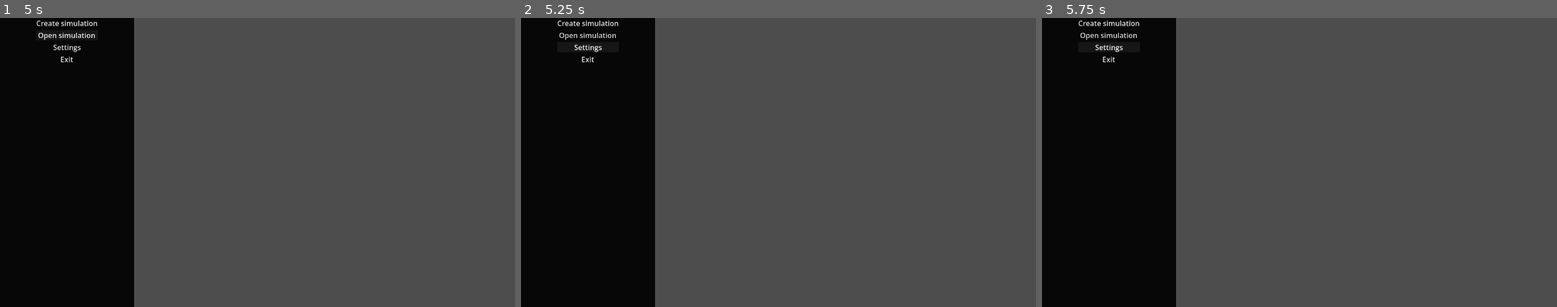
Above: before the commit, frames 1-3 (left to right).
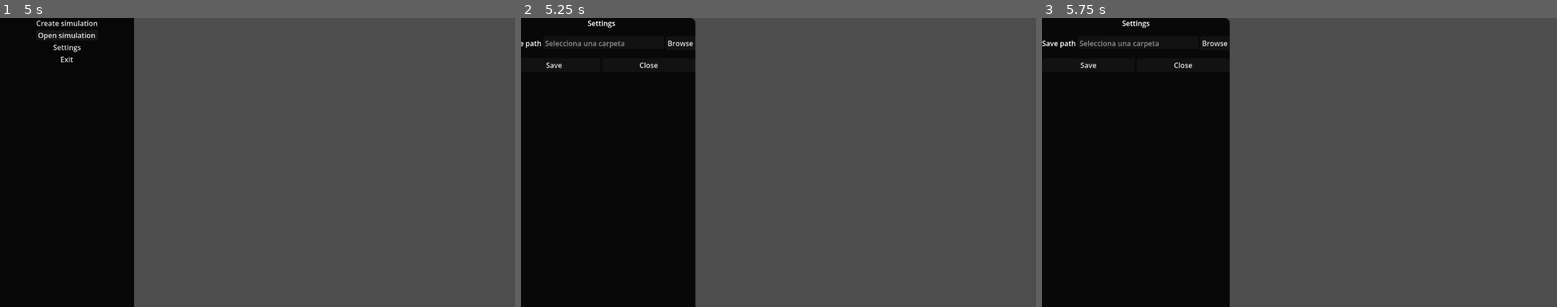
Above: after the commit, the same moments.

Repository: Santino7537/Astrum-Nova
Game: Godot game, scene res://Scripts/UI/main_menu.tscn
Same seed, same stepped clock (60 frames per second), same inputs: the game is played once before the commit and once after it. The project has no main scene, so this scene is started directly.
Inputs:
- Up to frame 1 (5 s): click "Create simulation" at 0.5 s; click "Open simulation" at 1.25 s; click "Create simulation" at 2 s; click "Open simulation" at 2.75 s; click "Create simulation" at 3.5 s; click "Open simulation" at 4.25 s
- Up to frame 2 (5.25 s): click "Settings" at 5 s
- Up to frame 3 (5.75 s): no input

Frame 1 is identical in both runs. In frame 2, 8.5% of the frame differs, in the area x 0-34%, y 0-100%; in frame 3, 11%, in the area x 0-37%, y 0-100%.
Error before the commit: Invalid call. Nonexistent function 'get_file_system_path' in base 'Nil'. (res://Scripts/UI/settings_menu.gd:7)

Commit message:
Arregla las llamadas a funciones y el archivo global

Diff:
--- a/Scripts/Globals/global_settings.gd
+++ b/Scripts/Globals/global_settings.gd
@@ -1,4 +1,4 @@
-extends RefCounted
+extends Node
 
 ## Ruta del archivo de configuración
 const SETTINGS_PATH := "user://settings.cfg"
@@ -6,10 +6,10 @@
 ## Ruta del sistema de archivos del usuario
 var file_system_path: String = ""
 
-func _ready() -> void:
-	_load_from_disk()
+func _init() -> void:
+	load_from_disk()
 
-func _load_from_disk() -> void:
+func load_from_disk() -> void:
 	var config := ConfigFile.new()
 	if config.load(SETTINGS_PATH) == OK:
 		file_system_path = config.get_value("paths", "file_system_path", "")
--- a/Scripts/UI/settings_menu.gd
+++ b/Scripts/UI/settings_menu.gd
@@ -54,7 +54,7 @@
 			print("La ruta seleccionada no es válida: ", selected_path)
 			return
 
-	GlobalSettings.set_simulation_save_path(selected_path)
+	GlobalSettings.set_file_system_path(selected_path)
 	_on_close_pressed()
 
 func _on_close_pressed() -> void:
